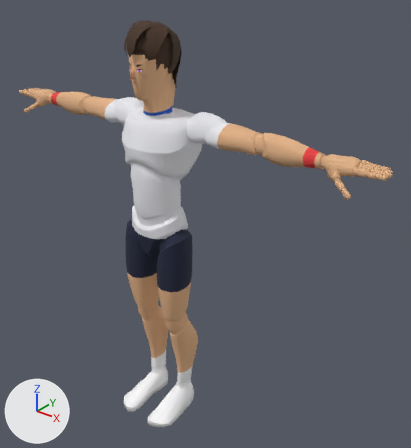
A saved change to the glTF model sweetspot/models/players/p05.glb.
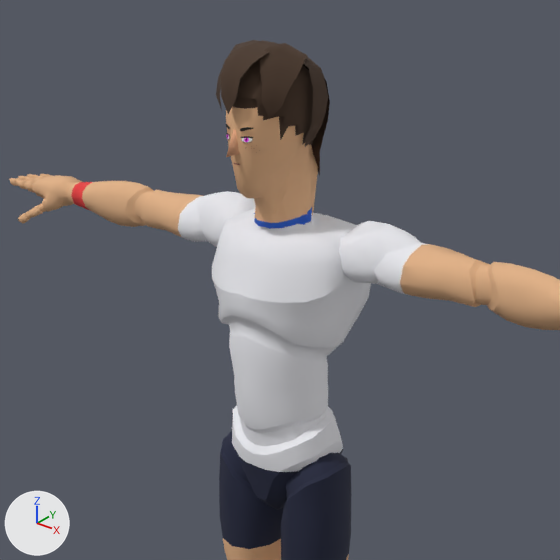
Each version appears first whole from a 50 mm camera at (1.582, -1.651, 2.095) aimed at (0.154, 0.134, 0.988), and next in a close-up on the part from 4% to 73% of the width and 0% to 63% of the height. The axes (+X, +Y, +Z) are drawn at lower left. The lights are the same throughout. The first two pictures are the older version. Vertices at exactly the same position are counted once.

The older version as bpy lines, for what is in view:
```python
me_face = bpy.data.meshes.new('Face')
me_face.from_pydata(...)  # 46 vertices, 60 faces; spans x -0.0594..0.0594, y -0.1103..-0.0483, z 1.6059..1.7234
me_face.materials.append(mat_face)  # picture img_face_01
me_hair = bpy.data.meshes.new('Hair')
me_hair.from_pydata(...)  # 447 vertices, 846 faces; spans x -0.097..0.097, y -0.125..0.121, z 1.57..1.849
me_hair.materials.append(mat_palette)  # picture img_palette
me_mannequin = bpy.data.meshes.new('Mannequin')
me_mannequin.from_pydata(...)  # 7378 vertices, 14511 faces; spans x -0.98..0.98, y -0.21..0.15, z 0.0..1.81
me_mannequin.materials.append(mat_palette)  # picture img_palette
me_nose = bpy.data.meshes.new('Nose')
me_nose.from_pydata(...)  # 6 vertices, 6 faces; spans x -0.01..0.01, y -0.1347..-0.1048, z 1.6469..1.6957
me_nose.materials.append(mat_palette)  # picture img_palette
ob_body = bpy.data.objects.new('Body', me_mannequin)
ob_body.location = (0.0, 0.0, 0.0)
ob_face = bpy.data.objects.new('Face', me_face)
ob_face.location = (0.0, 0.0, 0.0)
ob_hair = bpy.data.objects.new('Hair', me_hair)
ob_hair.location = (0.0, 0.0, 0.0)
ob_nose = bpy.data.objects.new('Nose', me_nose)
ob_nose.location = (0.0, 0.0, 0.0)
```
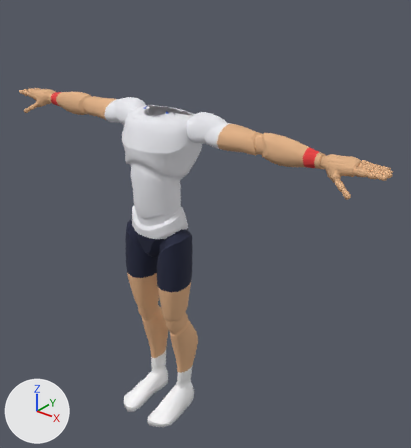
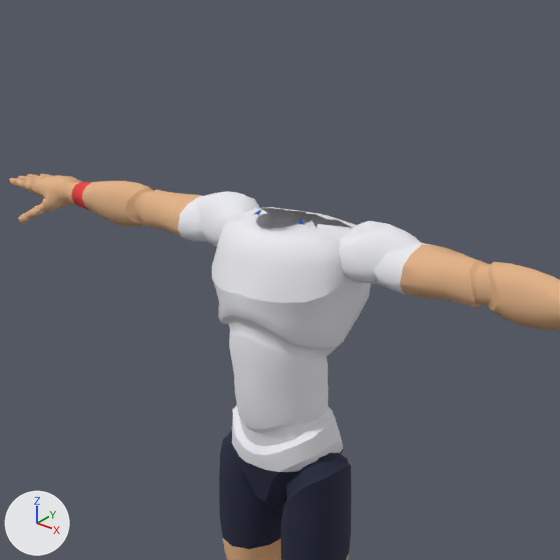
The change, as a list of edits to the scene's bpy script:
```text
Change me_mannequin:
    used by ob_body; location = (0.0, 0.0, 0.0)
    remove me_mannequin.from_pydata(...)  # 7378 vertices, 14511 faces; spans x -0.98..0.98, y -0.21..0.15, z 0.0..1.81
    add me_mannequin.from_pydata(...)  # 7084 vertices, 13884 faces; spans x -0.98..0.98, y -0.21..0.15, z 0.0..1.51
    me_mannequin part 1: 4 vertices moved within x -0.04..0.04, y -0.04..-0.02, z 1.49..1.5; 294 vertices removed from x -0.07..0.07, y -0.11..0.09, z 1.49..1.81
Remove ob_face:
    ob_face = bpy.data.objects.new('Face', me_face)
    ob_face.location = (0.0, 0.0, 0.0)
Remove ob_hair:
    ob_hair = bpy.data.objects.new('Hair', me_hair)
    ob_hair.location = (0.0, 0.0, 0.0)
Remove ob_nose:
    ob_nose = bpy.data.objects.new('Nose', me_nose)
    ob_nose.location = (0.0, 0.0, 0.0)
```

Where the change shows, as pixel boxes [x1, y1, x2, y2] in the close-ups (560 x 560 px):
'Body', reshaped
    before: [9, 97, 560, 560]
    after: [9, 174, 560, 560]
'Hair', deleted (brown)
    before: [216, 40, 330, 176]
'Nose', deleted
    before: [226, 129, 240, 157]
'Face', deleted
    before: [226, 124, 253, 165]
part 1 of me_mannequin, cut back
    before: [226, 97, 352, 230]
    after: [256, 219, 295, 230]
